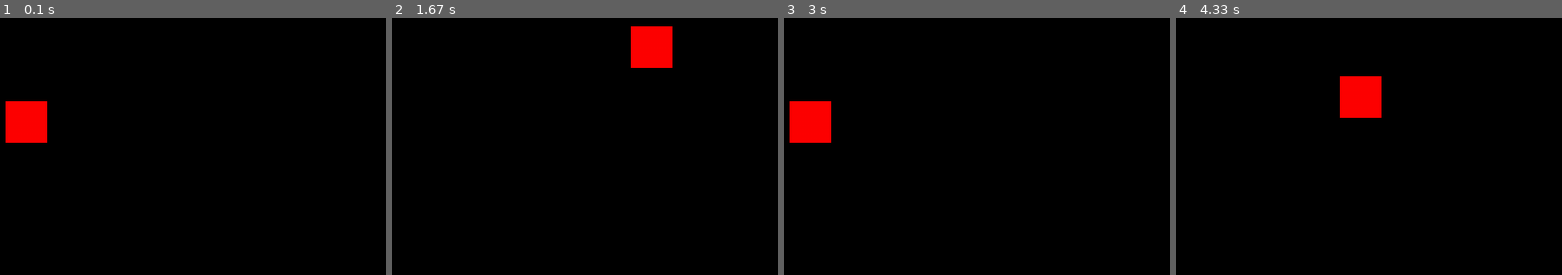
Above: before the commit, frames 1-4 (left to right).
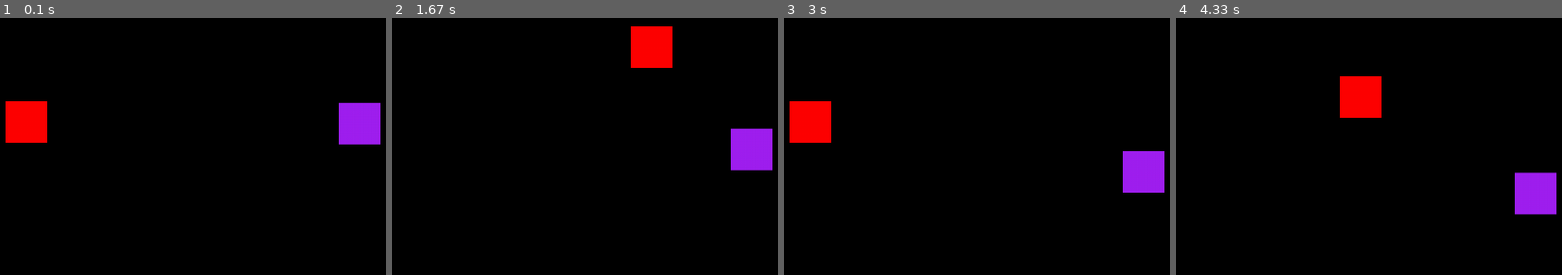
Above: after the commit, the same moments.

Repository: cnrnival/Game
Game: pygame game, started from pygame1.py
Two runs of this game, one before a commit and one after it. Both use one fixed random seed, a clock stepped at 60 frames per second and the inputs below.
Inputs:
- Up to frame 1 (0.1 s): no input
- Up to frame 2 (1.67 s): hold D 0.33-0.8 s; hold W 0.83-1.13 s; hold D 1.17-1.63 s
- Up to frame 3 (3 s): hold A 1.67-2.2 s; hold S 2.23-2.53 s; hold A 2.57-2.97 s
- Up to frame 4 (4.33 s): hold W 3-3.37 s; hold D 3.4-4.03 s; hold S from 4.07 s (still down)

The runs differ from the first frame. In frame 1, 1.8% of the frame differs, in the area x 87-99%, y 32-50%; in frame 2, 1.8%; in frame 3, 1.7%; in frame 4, 1.8%.

Commit message:
Atualização
Adicionado o inimigo em "inimigo.py"

Diff:
--- /dev/null
+++ b/inimigo.py
@@ -0,0 +1,18 @@
+import pygame
+
+class Inimigo:
+    def __init__(self, x, y):
+        self.x = x
+        self.y = y
+        self.largura = 50
+        self.altura = 50
+        self.velocidade = .33
+        self.color = "purple"
+        self.rect = pygame.Rect(self.x, self.y, self.largura, self.altura)
+
+    def desenhar(self, janela):
+        self.rect = pygame.Rect(self.x, self.y, self.largura, self.altura)
+        pygame.draw.rect(janela, self.color, self.rect)
+
+    def movimentar(self):
+        self.y += self.velocidade
--- a/pygame1.py
+++ b/pygame1.py
@@ -1,5 +1,6 @@
 import pygame
 from personagem import Cubo
+from inimigo import Inimigo
 
 #pip install pygame
 
@@ -7,9 +8,16 @@
 ALTURA = 800
 JANELA = pygame.display.set_mode([LARGURA, ALTURA])
 
+
+
+
 jogando = True
 
 cubo = Cubo(100, 100)
+
+inimigos = []
+
+inimigos.append(Inimigo(LARGURA / 2, 100))
 
 def gestao_teclas(teclas):
     if teclas[pygame.K_w]:
@@ -27,6 +35,8 @@
 
     teclas = pygame.key.get_pressed()
 
+
+
     gestao_teclas(teclas)
 
     for evento in eventos:
@@ -35,6 +45,11 @@
 
     JANELA.fill("black")
     cubo.desenhar(JANELA)
+
+    for inimigo in inimigos:
+        inimigo.desenhar(JANELA)
+        inimigo.movimentar()
+
     pygame.display.update()
 
 quit()
